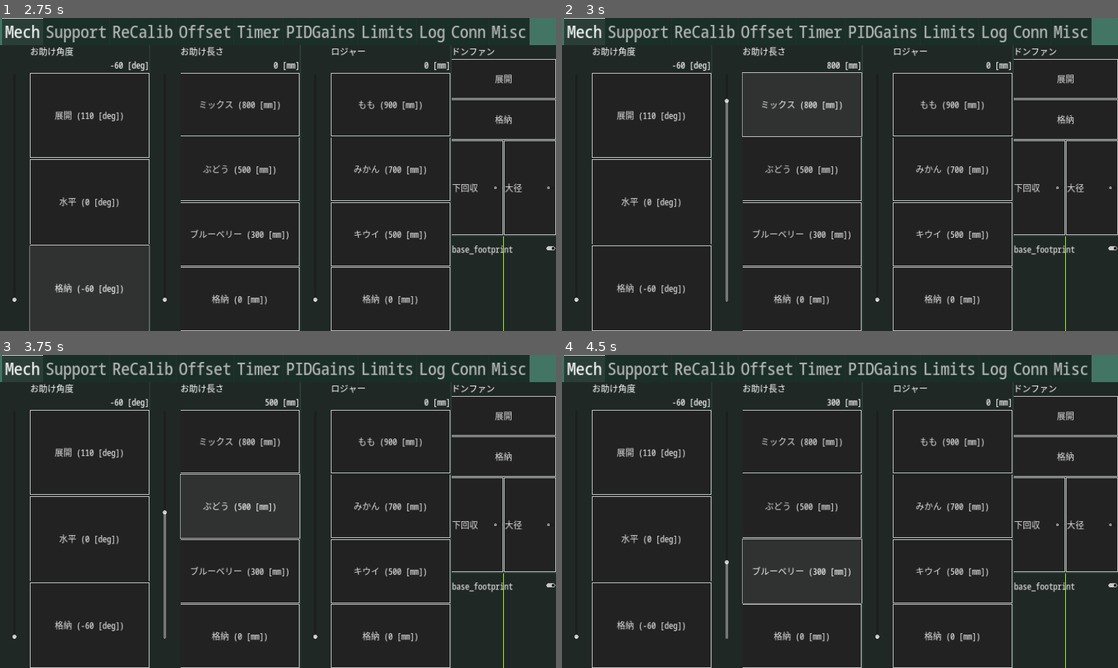
Above: before the commit, frames 1-4 (two rows, left to right).
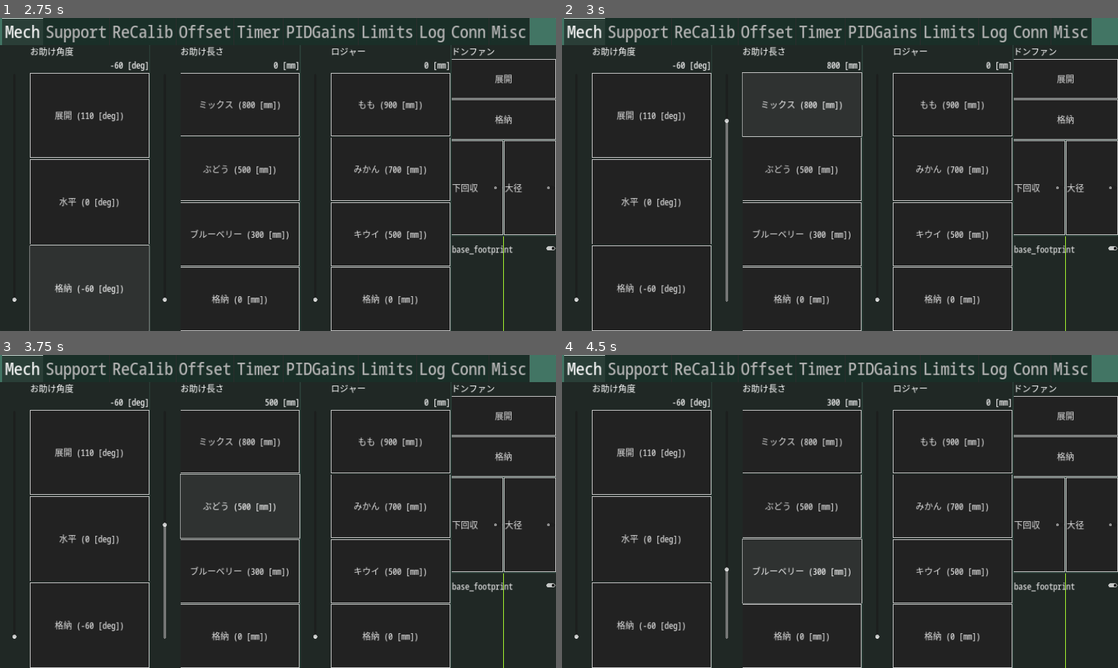
Above: after the commit, the same moments.

Repository: omuct-robotclub/nhk2023-team-a-controller
Game: Godot game, scene res://controls/controller.tscn
The game is run twice, just before and just after one commit, with the same random seed, the same clock (stepped at 60 frames per second) and the same inputs.
Inputs:
- Up to frame 1 (2.75 s): click "展開 (110 [deg])" at 0.5 s; click "水平 (0 [deg])" at 1.25 s; click "格納 (-60 [deg])" at 2 s
- Up to frame 2 (3 s): click "ミックス (800 [mm])" at 2.75 s
- Up to frame 3 (3.75 s): click "ぶどう (500 [mm])" at 3.5 s
- Up to frame 4 (4.5 s): click "ブルーベリー (300 [mm])" at 4.25 s

Frame 1 is identical in both runs. In frame 2, less than 0.1% of the frame differs, in the area x 29-30%, y 25-34%; in frame 3, less than 0.1%; in frame 4, less than 0.1%.

Commit message:
increase arm length limit from 900 to 1000 [mm]

Diff:
--- a/controls/controller.tscn
+++ b/controls/controller.tscn
@@ -100,7 +100,7 @@
 display_name = "お助け長さ"
 save_name = "arm_length"
 button_name_format = "%s (%0.0f [mm])"
-max_value = 900.0
+max_value = 1000.0
 preset_names = Array[String](["ミックス", "ぶどう", "ブルーベリー", "格納"])
 preset_values = Array[float]([800.0, 500.0, 300.0, 0.0])
 
--- a/scripts/robot_controller.gd
+++ b/scripts/robot_controller.gd
@@ -73,7 +73,7 @@
                     RobotInterface.arm_length -= 0.25 * dt
                 else:
                     RobotInterface.arm_length += 0.25 * dt
-                RobotInterface.set_arm_length(clampf(RobotInterface.arm_length, 0.0, 0.9))
+                RobotInterface.set_arm_length(clampf(RobotInterface.arm_length, 0.0, 1.0))
 
             if Input.is_joy_button_pressed(device, JOY_BUTTON_B):
                 if reverse:
@@ -193,7 +193,7 @@
     _working = true
     RobotInterface.set_donfan_cmd(1)
     await get_tree().create_timer(1.0).timeout
-    RobotInterface.set_expander_length(0.9)
+    RobotInterface.set_expander_length(1.0)
     RobotInterface.set_arm_angle(deg_to_rad(90))
     await get_tree().create_timer(1.0).timeout
     RobotInterface.set_arm_length(0.0)
